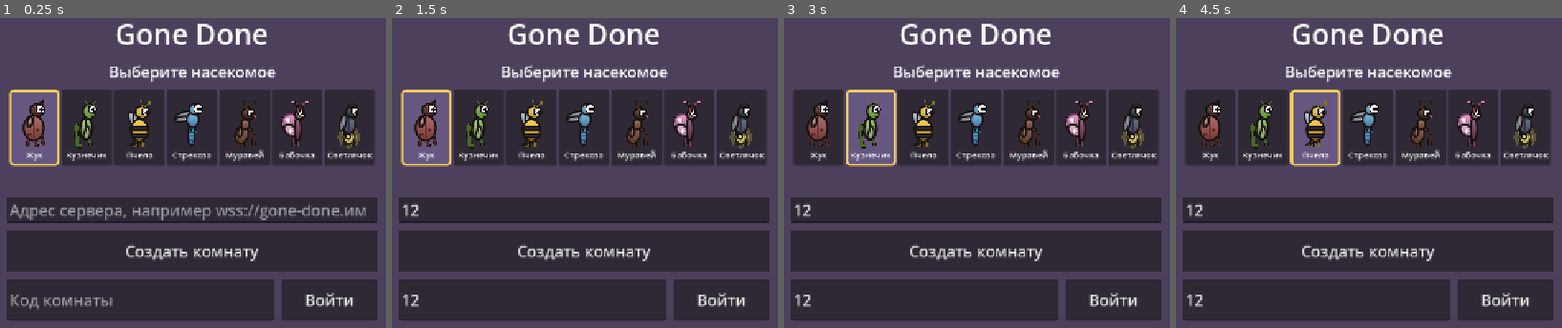
Above: before the commit, frames 1-4 (left to right).
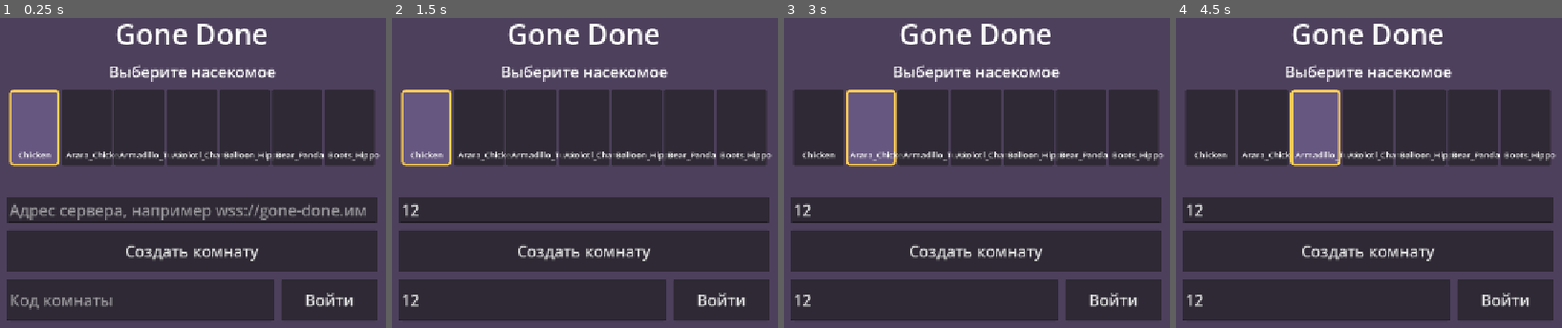
Above: after the commit, the same moments.

Repository: maximmmanaev/gone-done
Game: Godot game, scene res://main.tscn
The game is run twice, just before and just after one commit, with the same random seed, the same clock (stepped at 60 frames per second) and the same inputs.
Inputs (mouse positions are in pixels of both pictures, inside the frame that each line leads up to):
- Up to frame 1 (0.25 s): no input
- Up to frame 2 (1.5 s): click (585, 210) at 0.52 s; type "12" at 0.6 s; click (530, 300) at 0.75 s; type "12" at 0.83 s; click (426, 126) at 1.25 s, where only the run after the commit has a clickable "Chicken"
- Up to frame 3 (3 s): click (818, 126) at 2 s, where only the run before the commit has a clickable "Жук"; click (872, 126) at 2.75 s, where only the run before the commit has a clickable "Кузнечик"
- Up to frame 4 (4.5 s): click (1264, 126) at 3.5 s, where only the run after the commit has a clickable "Arara_Chicken"; click (1314, 126) at 4.25 s, where only the run before the commit has a clickable "Пчела"

The runs differ from the first frame. In frame 1, 4.6% of the frame differs, in the area x 4-99%, y 26-47%; in frame 2, 4.6%; in frame 3, 4.6%; in frame 4, 4.6%.

Commit message:
feat: original character skins and animations
Co-Authored-By: Claude Sonnet 5.5 <noreply@anthropic.com>

Diff:
--- a/scripts/game.gd
+++ b/scripts/game.gd
@@ -1062,9 +1062,7 @@
 	if remote_nodes.has(id) and is_instance_valid(remote_nodes[id]):
 		return remote_nodes[id]
 	var n := Node2D.new()
-	var vis := Art.make_insect(_kind_of(id), _color_of(id))
-	vis.scale = Vector2.ONE * Catalog.INSECT_K
-	n.add_child(vis)
+	n.add_child(SkinLibrary.make_sprite(SkinLibrary.skin_for_kind(_kind_of(id)), 0.2))
 	var tag := Label.new()
 	tag.text = _name_of(id)
 	tag.position = Vector2(-50, -Catalog.PLAYER_SIZE.y / 2.0 - 24.0)   # над головой
@@ -1089,7 +1087,12 @@
 		n.visible = true
 	remote_target[id] = pos
 	if absf(vel.x) > 10.0 and n.get_child_count() > 0:
-		n.get_child(0).scale.x = Catalog.INSECT_K * (1.0 if vel.x > 0.0 else -1.0)
+		n.get_child(0).scale.x = 0.2 * (1.0 if vel.x > 0.0 else -1.0)
+	if n.get_child_count() > 0 and n.get_child(0) is AnimatedSprite2D:
+		var sp: AnimatedSprite2D = n.get_child(0)
+		var a := "jump_up" if vel.y < -40.0 else ("jump_down" if vel.y > 40.0 else ("run" if absf(vel.x) > 10.0 else "idle"))
+		if sp.animation != a:
+			sp.play(a)
 
 
 ## Монеты подбираются заново в каждом забеге.
--- a/scripts/main.gd
+++ b/scripts/main.gd
@@ -267,12 +267,11 @@
 		chosen.set_corner_radius_all(6)
 		b.add_theme_stylebox_override("pressed", chosen)
 		b.add_theme_stylebox_override("hover_pressed", chosen)
-		var preview := Art.make_insect(i, Catalog.PLAYER_COLORS[i])   # то же рисование, что и в игре
-		preview.position = Vector2(42, 58)
-		preview.scale = Vector2(1.25, 1.25)
+		var preview := SkinLibrary.make_sprite(SkinLibrary.skin_for_kind(i), 0.5)   # тот же спрайт, что и в игре
+		preview.position = Vector2(42, 52)
 		b.add_child(preview)
 		var caption := Label.new()
-		caption.text = Catalog.INSECT_NAMES[i]
+		caption.text = SkinLibrary.skin_for_kind(i)
 		caption.position = Vector2(0, 100)
 		caption.size = Vector2(84, 24)
 		caption.add_theme_font_size_override("font_size", 14)
@@ -300,7 +299,7 @@
 	for i in skin_buttons.size():
 		skin_buttons[i].visible = not taken.has(i)
 		if taken.has(i):
-			names.append(Catalog.INSECT_NAMES[i])
+			names.append(SkinLibrary.skin_for_kind(i))
 	skin_note.text = "" if names.is_empty() else "Уже заняты: %s" % ", ".join(names)
 	if taken.has(skin):
 		for i in skin_buttons.size():
--- a/scripts/player.gd
+++ b/scripts/player.gd
@@ -10,7 +10,6 @@
 var sprint_allowed := true   # правило комнаты «без бега»
 var sprint_on := false       # бег переключается нажатием: нажали — включился, нажали ещё раз — выключился
 var kind := 0
-var insect: Node2D
 
 
 func _ready() -> void:
@@ -23,9 +22,7 @@
 	shape.shape = rect
 	add_child(shape)
 
-	insect = Art.make_insect(kind, body_color)
-	add_child(insect)
-	_update_pupil()
+	set_skin(SkinLibrary.skin_for_kind(kind))
 
 
 func _physics_process(delta: float) -> void:
@@ -38,9 +35,3 @@
 		sprint_on = not sprint_on
 	sprint = sprint_on and sprint_allowed
 	step(delta)
-	_update_pupil()
-
-
-func _update_pupil() -> void:
-	if insect:
-		insect.scale = Vector2(float(facing), 1.0) * Catalog.INSECT_K
--- a/scripts/ported/characters/character.gd
+++ b/scripts/ported/characters/character.gd
@@ -342,6 +342,57 @@
 
 # ---------- анимация ----------
 
+var skin_name := SkinLibrary.DEFAULT_SKIN
+var sprite: AnimatedSprite2D
+var sprite_scale := 0.2   # GUESS: кадр 95x164 → ~33 px при коллайдере 14x28.8
+
+
+func set_skin(skin: String) -> void:
+	if not SkinLibrary.has_skin(skin):
+		skin = SkinLibrary.DEFAULT_SKIN
+	skin_name = skin
+	if sprite == null:
+		sprite = AnimatedSprite2D.new()
+		sprite.scale = Vector2.ONE * sprite_scale
+		sprite.position = Vector2(0, 0)
+		add_child(sprite)
+	sprite.sprite_frames = SkinLibrary.frames(skin)
+	sprite.play("idle")
+
+
+func _sprite_anim_name() -> String:
+	match current_anim:
+		AnimState.DIE:
+			return "dead"
+		AnimState.WIN:
+			return "victory"
+		AnimState.SIT:
+			return "crouch"
+		AnimState.SLIDE:
+			return "wall_slide"
+		AnimState.JUMP:
+			return "jump_up" if velocity.y < -40.0 else ("jump_top" if velocity.y < 40.0 else "jump_down")
+		AnimState.LAND:
+			return "land"
+		AnimState.RUN:
+			return "run"
+		AnimState.WALK:
+			return "walk"
+	if secondary_anim == SecondaryAnimState.CROUCH:
+		return "crouch"
+	if secondary_anim == SecondaryAnimState.LOOKUP:
+		return "look_up"
+	return "idle"
+
+
+func _apply_sprite() -> void:
+	if sprite == null or sprite.sprite_frames == null:
+		return
+	var a := _sprite_anim_name()
+	if sprite.animation != a:
+		sprite.play(a)
+	sprite.scale.x = sprite_scale * float(facing)
+
 func _update_anim() -> void:
 	var s := AnimState.IDLE
 	if dead or dying:
@@ -363,6 +414,7 @@
 	if _last_anim != s:
 		_last_anim = s
 		anim_state_changed.emit(s)
+	_apply_sprite()
 
 
 # ---------- жизнь, смерть, финиш ----------
--- /dev/null
+++ b/scripts/ported/characters/skin_library.gd
@@ -0,0 +1,116 @@
+## Скины оригинала: собирает SpriteFrames из спрайтов assets/manifest.json (группы вида `<Skin>_<Anim>`).
+class_name SkinLibrary
+extends RefCounted
+
+const DEFAULT_SKIN := "Chicken"
+const FPS := 12.0   # GUESS: тайминг анимаций в декомпилированном коде не сохранился
+const REQUIRED := ["Idle", "Run", "JumpGoingUp"]
+
+# анимация в игре -> [группа в манифесте, цикл?, запасные группы]
+const ANIMS := {
+	"idle": ["Idle", true, []],
+	"run": ["Run", true, ["Walk", "Idle"]],
+	"walk": ["Walk", true, ["Run", "Idle"]],
+	"jump_up": ["JumpGoingUp", false, ["Idle"]],
+	"jump_top": ["JumpTop", false, ["JumpGoingUp", "Idle"]],
+	"jump_down": ["JumpGoingDown", false, ["JumpTop", "JumpGoingUp", "Idle"]],
+	"land": ["Landing", false, ["LandingSoft", "Idle"]],
+	"crouch": ["Crouch", true, ["TransCrouch", "Idle"]],
+	"look_up": ["LookUp", true, ["TransLookUp", "Idle"]],
+	"wall_slide": ["WallSlide", true, ["JumpGoingDown", "Idle"]],
+	"dead": ["DeadFalling", true, ["Dead_MidAir", "DeathShock", "JumpGoingDown", "Idle"]],
+	"victory": ["Victory", true, ["Idle"]],
+}
+
+static var _skins: PackedStringArray = PackedStringArray()
+static var _groups: Dictionary = {}
+static var _cache: Dictionary = {}
+
+
+static func _load() -> void:
+	if not _groups.is_empty():
+		return
+	var f := FileAccess.open("res://assets/manifest.json", FileAccess.READ)
+	if f == null:
+		return
+	var parsed: Variant = JSON.parse_string(f.get_as_text())
+	if not (parsed is Dictionary):
+		return
+	var sprites: Dictionary = parsed.get("sprites", {})
+	var anim_names := {}
+	for g in sprites:
+		if str(g).begins_with(DEFAULT_SKIN + "_"):
+			anim_names[str(g).substr(DEFAULT_SKIN.length() + 1)] = true
+	var by_skin := {}
+	for g in sprites:
+		var s := str(g)
+		for i in s.length():
+			if s[i] == "_" and anim_names.has(s.substr(i + 1)):
+				var skin := s.substr(0, i)
+				if not by_skin.has(skin):
+					by_skin[skin] = {}
+				by_skin[skin][s.substr(i + 1)] = sprites[g]
+	var names: Array = []
+	for skin in by_skin:
+		var ok := true
+		for r in REQUIRED:
+			ok = ok and by_skin[skin].has(r)
+		if ok:
+			names.append(skin)
+	names.sort_custom(func(a, b): return a == DEFAULT_SKIN or (b != DEFAULT_SKIN and a < b))
+	_groups = by_skin
+	_skins = PackedStringArray(names)
+
+
+static func skins() -> PackedStringArray:
+	_load()
+	return _skins
+
+
+static func has_skin(skin: String) -> bool:
+	return skin in skins()
+
+
+static func frames(skin: String) -> SpriteFrames:
+	_load()
+	if not has_skin(skin):
+		skin = DEFAULT_SKIN
+	if _cache.has(skin):
+		return _cache[skin]
+	var sf := SpriteFrames.new()
+	sf.remove_animation("default")
+	var groups: Dictionary = _groups.get(skin, {})
+	for anim in ANIMS:
+		var spec: Array = ANIMS[anim]
+		var chain: Array = [spec[0]] + spec[2]
+		var paths: Array = []
+		for g in chain:
+			if groups.has(g):
+				paths = groups[g]
+				break
+		sf.add_animation(anim)
+		sf.set_animation_speed(anim, FPS)
+		sf.set_animation_loop(anim, spec[1])
+		for p in paths:
+			var tex: Texture2D = load(p) if ResourceLoader.exists(p) else null
+			if tex != null:
+				sf.add_frame(anim, tex)
+	_cache[skin] = sf
+	return sf
+
+
+## Сетевой/сохранённый индекс скина (0..6) -> имя скина оригинала.
+static func skin_for_kind(kind: int) -> String:
+	var all := skins()
+	if all.is_empty():
+		return DEFAULT_SKIN
+	return all[posmod(kind, all.size())]
+
+
+## Спрайт скина в масштабе игры (для предпросмотра и чужих игроков).
+static func make_sprite(skin: String, scale_k: float) -> AnimatedSprite2D:
+	var sp := AnimatedSprite2D.new()
+	sp.sprite_frames = frames(skin)
+	sp.scale = Vector2.ONE * scale_k
+	sp.play("idle")
+	return sp
--- /dev/null
+++ b/tests/skintest.gd
@@ -0,0 +1,66 @@
+extends Node
+## Проверка скинов оригинала: SkinLibrary, SpriteFrames и анимации Character.
+##   godot --headless --path . tests/skintest.tscn
+
+var failures := 0
+
+
+func check(cond: bool, what: String) -> void:
+	if not cond:
+		failures += 1
+		print("FAIL: ", what)
+
+
+func _ready() -> void:
+	var skins := SkinLibrary.skins()
+	check(skins.size() >= 7, "скинов >= 7 (сейчас %d)" % skins.size())
+	check("Chicken" in skins and skins[0] == "Chicken", "Chicken первый")
+	var fr := SkinLibrary.frames("Chicken")
+	check(fr.get_frame_count("run") >= 6, "run >= 6 кадров")
+	for a in ["idle", "run", "walk", "jump_up", "jump_down", "jump_top", "land", "crouch", "wall_slide", "dead", "victory", "look_up"]:
+		check(fr.has_animation(a) and fr.get_frame_count(a) >= 1, "анимация %s есть" % a)
+	# скин без части анимаций (Hippo не имеет WallSlide/Dead) получает замены, а не дыры
+	var h := SkinLibrary.frames("Hippo")
+	check(h.has_animation("wall_slide") and h.get_frame_count("wall_slide") >= 1, "Hippo: wall_slide заменён")
+	check(h.has_animation("dead") and h.get_frame_count("dead") >= 1, "Hippo: dead заменён")
+
+	var floor_body := StaticBody2D.new()
+	floor_body.collision_layer = 1
+	var fs := CollisionShape2D.new()
+	var fr2 := RectangleShape2D.new()
+	fr2.size = Vector2(2000, 20)
+	fs.shape = fr2
+	floor_body.position = Vector2(0, 110)
+	floor_body.add_child(fs)
+	add_child(floor_body)
+
+	var c := Character.new()
+	c.collision_layer = 2
+	c.collision_mask = 1
+	var cs := CollisionShape2D.new()
+	var cr := RectangleShape2D.new()
+	cr.size = Vector2(14, 28.8)
+	cs.shape = cr
+	c.add_child(cs)
+	add_child(c)
+	c.position = Vector2(0, 80)
+	c.spawn_position = c.position
+	c.set_skin("no_such")
+	check(c.skin_name == "Chicken", "неизвестный скин -> Chicken")
+	c.set_skin("Panda")
+	check(c.skin_name == "Panda", "set_skin(Panda)")
+	c.active = true
+	for i in 30:
+		await get_tree().physics_frame
+	check(c.sprite != null and c.sprite.animation == "idle", "стоя играет idle (сейчас %s)" % (c.sprite.animation if c.sprite else "null"))
+	c.feed_input(1.0, false)
+	for i in 20:
+		c.feed_input(1.0, false)
+		await get_tree().physics_frame
+	check(c.sprite.animation in ["run", "walk"], "бег -> run/walk (сейчас %s)" % c.sprite.animation)
+	c.feed_input(0.0, true)
+	await get_tree().physics_frame
+	await get_tree().physics_frame
+	check(c.sprite.animation.begins_with("jump"), "прыжок -> jump_* (сейчас %s)" % c.sprite.animation)
+	print("skintest: ", "OK" if failures == 0 else "%d FAIL" % failures)
+	get_tree().quit(1 if failures else 0)
--- /dev/null
+++ b/tests/skintest.tscn
@@ -0,0 +1,6 @@
+[gd_scene load_steps=2 format=3]
+
+[ext_resource type="Script" path="res://tests/skintest.gd" id="1"]
+
+[node name="SkinTest" type="Node"]
+script = ExtResource("1")
Not shown, added: scripts/ported/characters/skin_library.gd.uid
Not shown, added: tests/skintest.gd.uid
